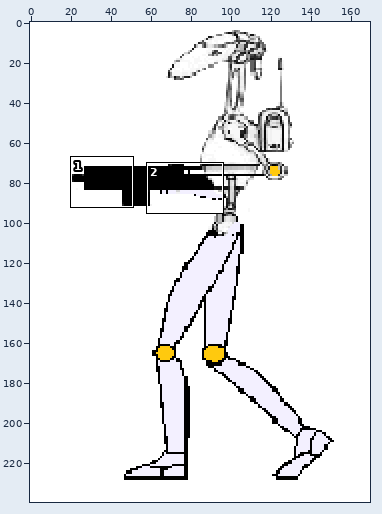
File history of a sprite sheet, app/content/Droid_Walk_L_LEG_2.png. The picture above shows the old version from afar; the outline marks the close-up.
Close-up. Before the commit:
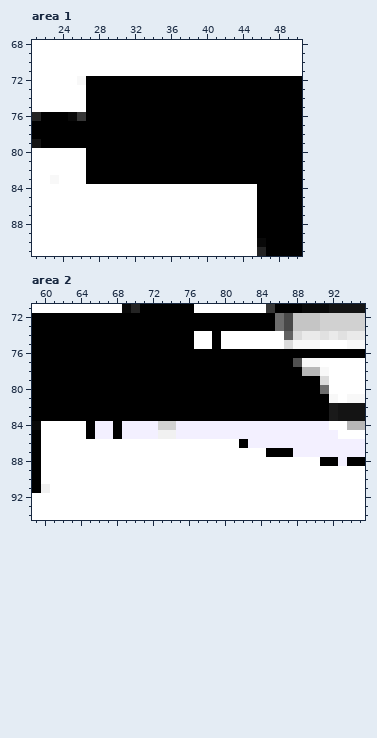
The file is 170x240 pixels. Colours within 5 levels of each other are drawn and written as one. Shown: area 1: x 21..50, y 68..91; area 2: x 59..95, y 71..94.
After the commit:
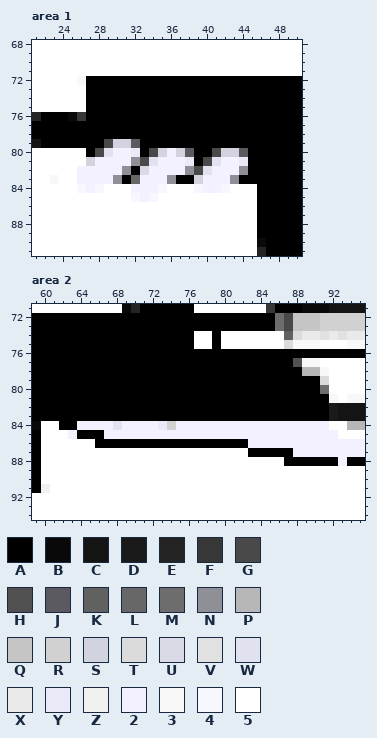
Palette (. is transparent): A #000000  B #090909  C #141414  D #1a1a1a  E #242424  F #373737  G #494949  H #505050  J #5a5a60  K #616161  L #676767  M #6d6d6d  N #8f8f97  P #b7b7b7  Q #c5c5c5  R #d1d1d1  S #d2d3df  T #dbdbdb  U #dadae7  V #e1e1e1  W #e1e2ef  X #eaeaea  Y #e9e9f7  Z #f1f1f1  2 #f3f0ff  3 #f8f8f8  4 #f7f7ff  5 #ffffff
From old to new:
Area 1:
Colour 2 replaces colour 5 in rows 82 to 83 at x 26; in row 84 at x 27, 32 to 34 and 40 to 41; in row 85 at x 33.
Colour 2 replaces colour A in row 80 at x 30 to 31 and 36; in row 81 at x 28 to 31, 35 to 37 and 42 to 43; in row 82 at x 27 to 30, 34 to 37 and 41 to 43; in row 83 at x 27 to 29, 33 to 35 and 40 to 42.
Colour 4 replaces colour 5 in row 84 at x 26, 28, 35, 39 and 42; in row 85 at x 32 and 34.
Colour G replaces colour A in row 79 at x 29; in row 80 at x 28, 34 and 41; in row 81 at x 33 and 40; in row 82 at x 39.
Colour J replaces colour A in row 79 at x 32; in row 80 at x 38 and 44.
Colour L replaces colour A in row 83 at x 32.
Colour N replaces colour A in row 81 at x 32; in row 82 at x 31, 38 and 44; in row 83 at x 30, 36 and 43.
Colour S replaces colour A in row 79 at x 30 to 31; in row 80 at x 35, 37 and 42 to 43; in row 81 at x 27; in row 83 at x 39.
Colour U replaces colour A in row 82 at x 33.
Colour W replaces colour A in row 80 at x 29; in row 81 at x 34 and 41; in row 82 at x 40.
Colour Y replaces colour A in row 80 at x 32; in row 81 at x 38 and 44.
Area 2:
Colour 2 replaces colour 5 in row 84 at x 64; in row 85 at x 63.
Colour 2 replaces colour A in row 84 at x 65; in row 85 at x 68.
Colour 2 replaces colour Z in row 85 at x 73 to 74.
Colour A replaces colour 2 in row 85 at x 66.
Colour A replaces colour 5 in row 84 at x 62 to 63; in row 85 at x 64; in row 86 at x 66 to 81; in row 87 at x 83 to 84; in row 88 at x 87 to 90.
Colour W replaces colour A in row 84 at x 68.
Colour Y replaces colour R in row 84 at x 73.
Boxes around the changes in both close-ups, in picture pixels (x1, y1, x2, y2):
changed: (77, 139, 248, 202)
changed: (59, 421, 320, 466)
